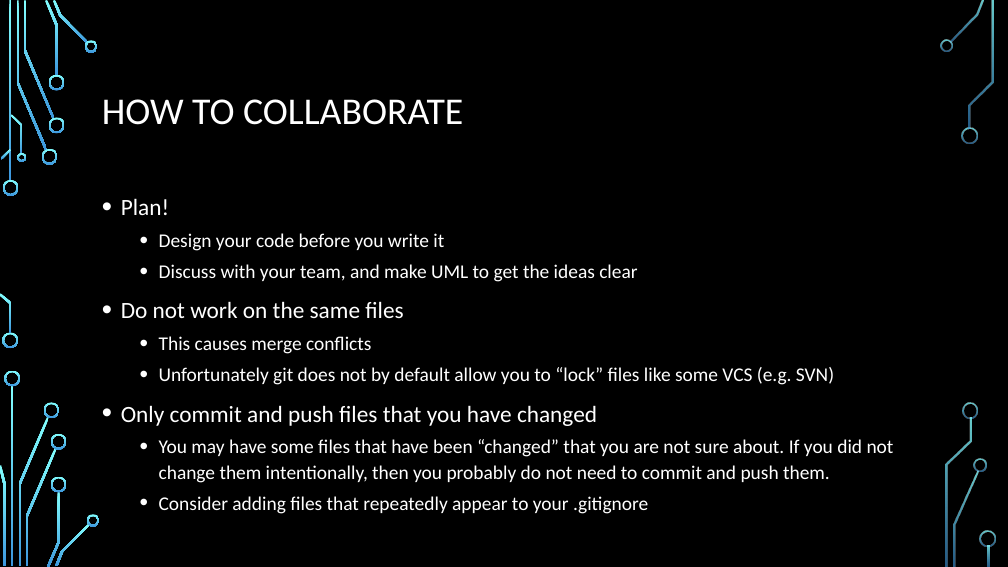
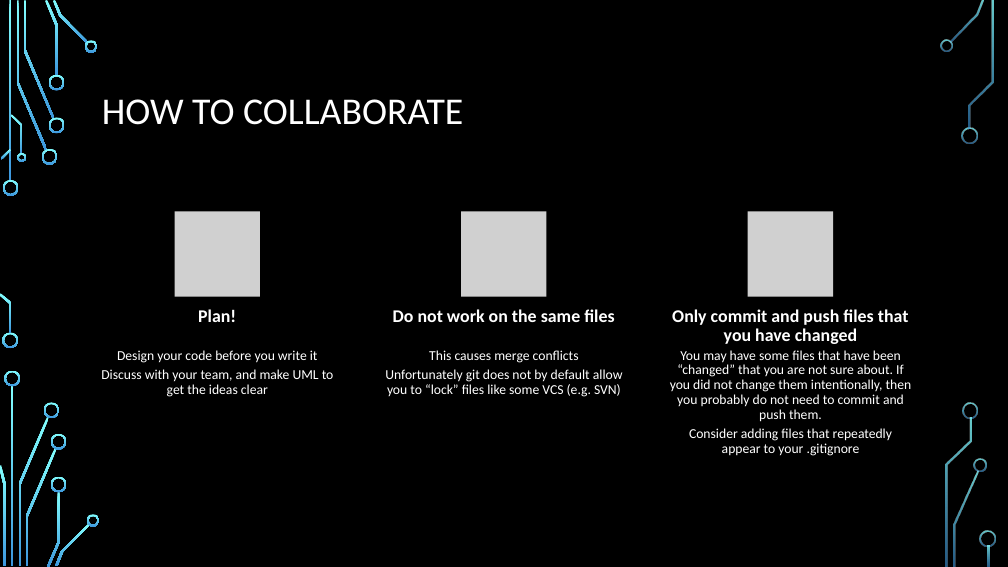
Before and after one commit to EoinRaff/Java_Demo, a slide deck: slide 9 of Github Workflow.pptx (slide 7 before the commit). Drawn at 1008x567 pixels with LibreOffice and Linux fonts; fonts in the diff are those of the drawing; grey boxes stand for pictures; background and template pictures are left out. Boxes give left, top, right and bottom in pixels: in the first picture for what was removed or moved away, otherwise in the second. Text is boxed around its words. In the diff, an @@ line names an element or a change of style, - is before the commit and + after.

```diff
--- a/Github Workflow.pptx
+++ b/Github Workflow.pptx
@@ text removed at (x1=121, y1=198, x2=894, y2=514) @@
-• Plan!
-  • Design your code before you write it
-  • Discuss with your team, and make UML to get the ideas clear
-• Do not work on the same files
-  • This causes merge conflicts
-  • Unfortunately git does not by default allow you to “lock” files like some VCS (e.g. SVN)
-• Only commit and push files that you have changed
-  • You may have some files that have been “changed” that you are not sure about. If you did not change them intentionally, then you probably do not need to commit and push them.
-  • Consider adding files that repeatedly appear to your .gitignore
@@ group added at (x1=101, y1=212, x2=912, y2=456): 6 texts, 3 pictures @@
+Plan!
+Design your code before you write it
+Discuss with your team, and make UML to get the ideas clear
+Do not work on the same files
+This causes merge conflicts
+Unfortunately git does not by default allow you to “lock” files like some VCS (e.g. SVN)
+Only commit and push files that you have changed
+You may have some files that have been “changed” that you are not sure about. If you did not change them intentionally, then you probably do not need to commit and push them.
+Consider adding files that repeatedly appear to your .gitignore
```
Also in this commit, not shown: 10 other slides changed, 6 slides added.
